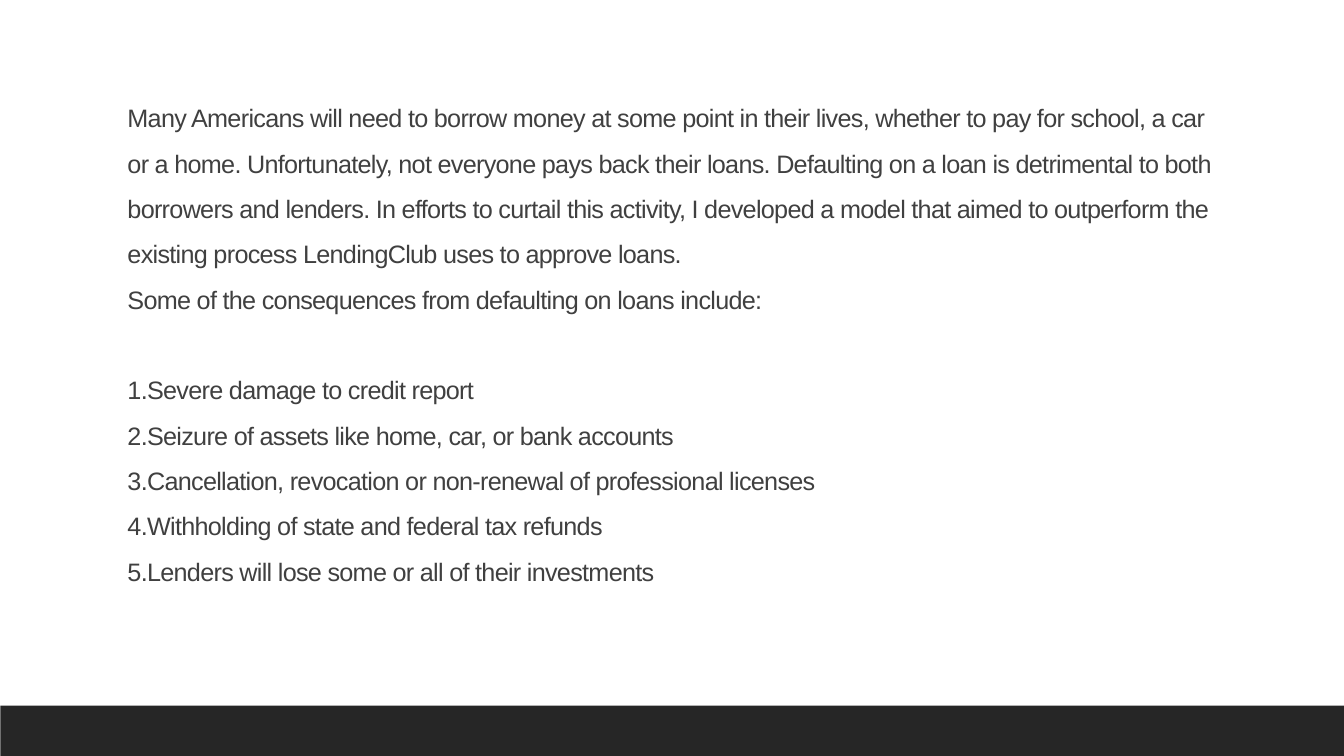
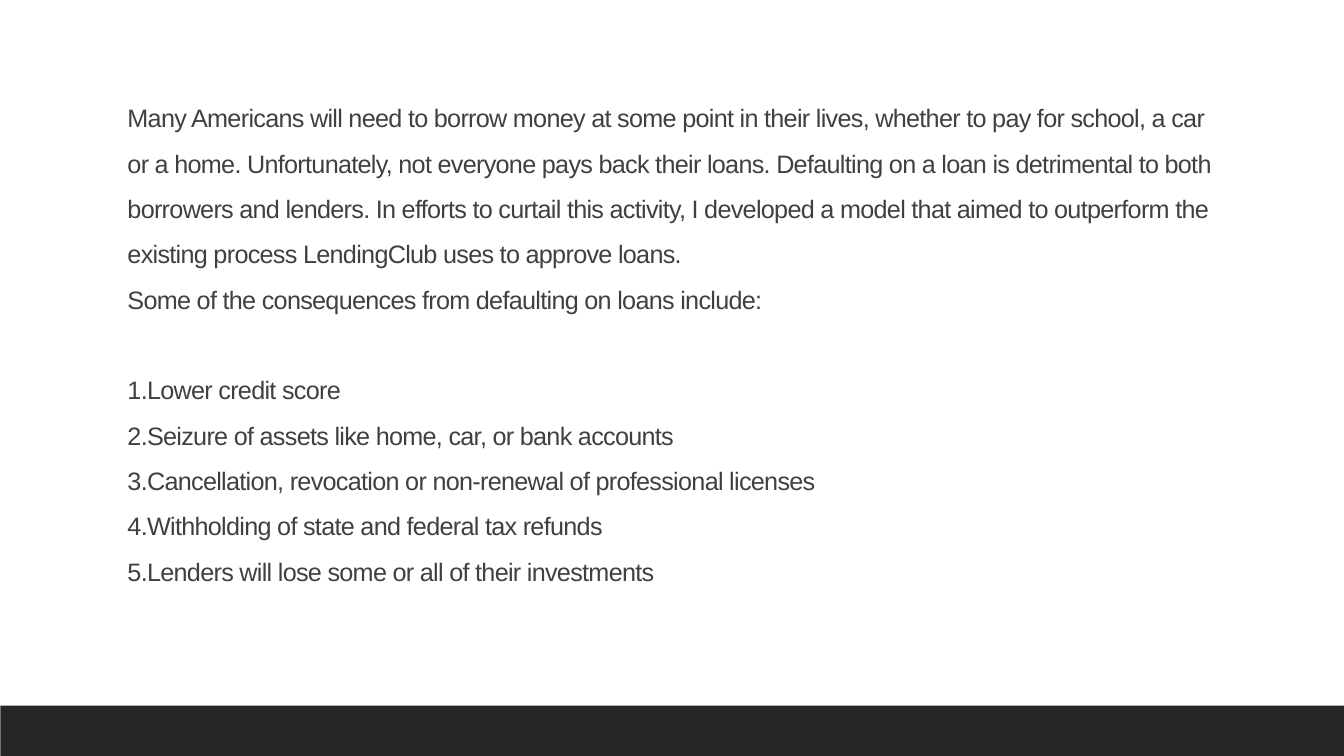
Before and after one commit to Choc91/General-Assembly-Capstone, a slide deck: slide 3 of Credit Risk Capstone Project.pptx. Drawn at 1344x756 pixels with LibreOffice and Linux fonts; fonts in the diff are those of the drawing. Boxes give left, top, right and bottom in pixels: in the first picture for what was removed or moved away, otherwise in the second. Text is boxed around its words. In the diff, an @@ line names an element or a change of style, - is before the commit and + after.

```diff
--- a/Credit Risk Capstone Project.pptx
+++ b/Credit Risk Capstone Project.pptx
@@ text at bbox=[127, 380, 341, 400]: text changed @@
-1.Severe damage to credit report
+1.Lower credit score
```
